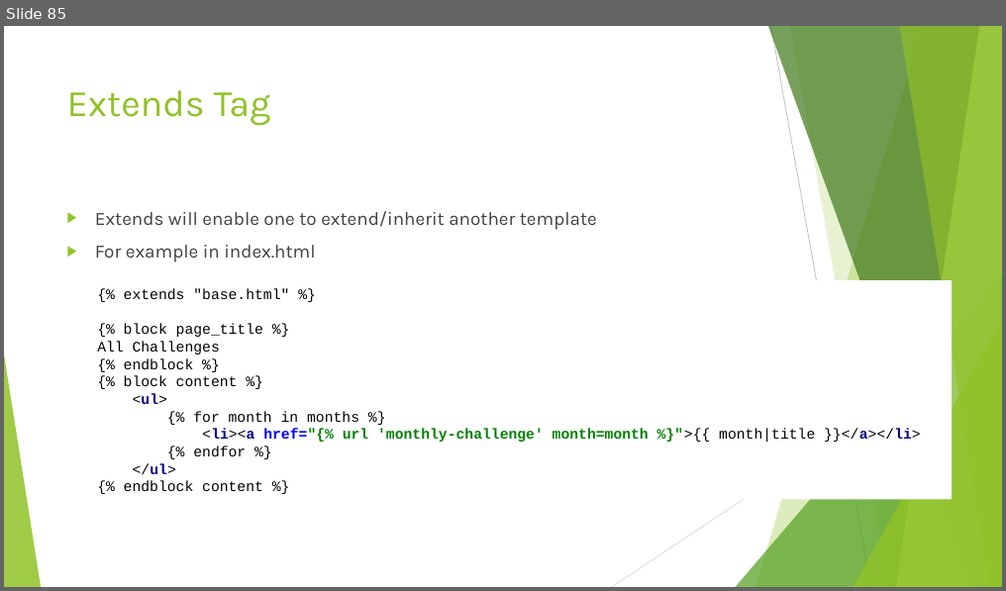
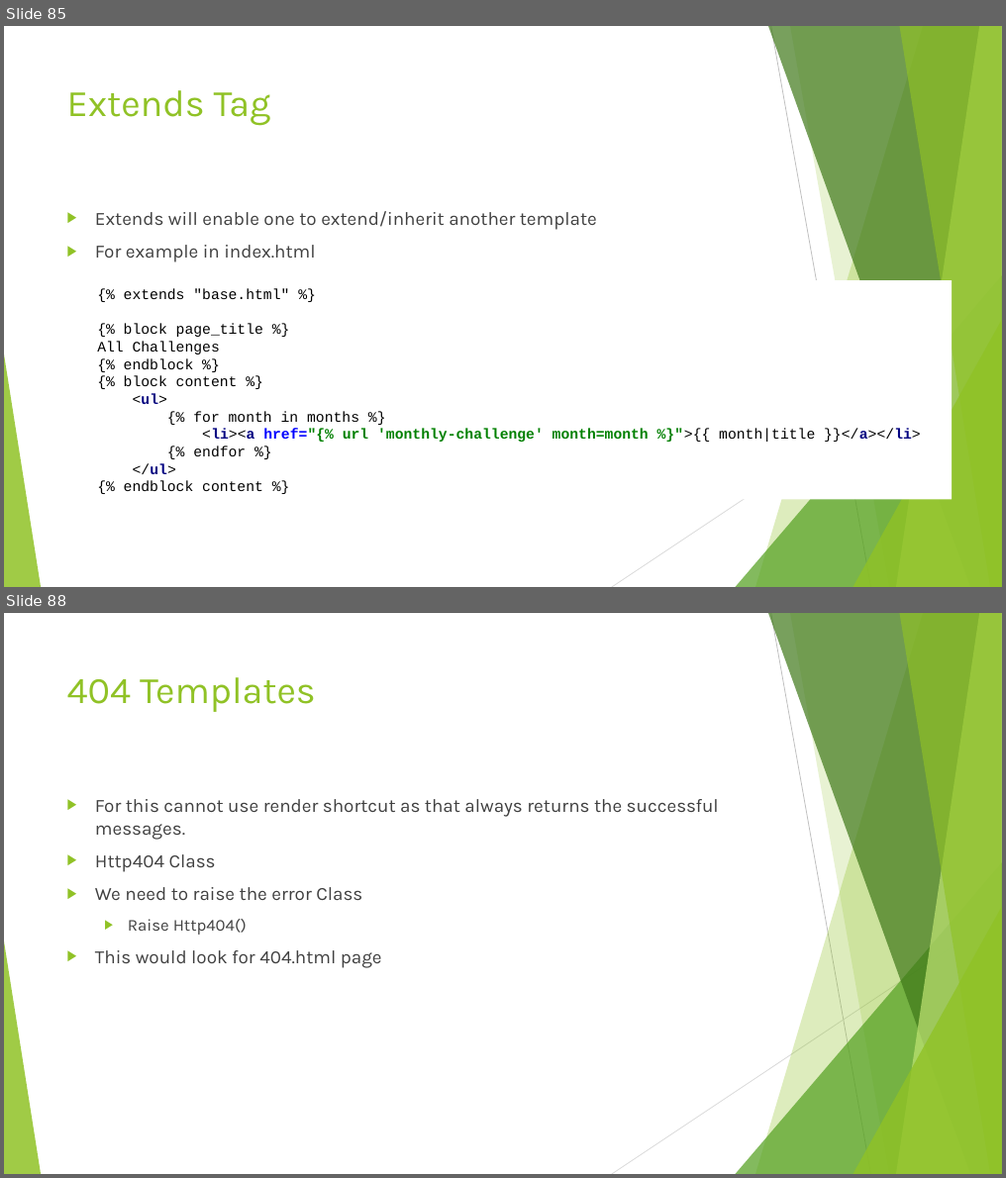
Before and after one commit to edyoda/PD-281220-Session-Code, a slide deck: Django EdYoda.pptx. Shown one above the other, each under a label of ours: slide 85 before the commit, slides 85 and 88 after it; the slides between them are not shown. The pictures are 1006x591 and 1006x1178 pixels, drawn with LibreOffice and Linux fonts; fonts in the diff are those of the drawing. Boxes give left, top, right and bottom in pixels: in the first picture for what was removed or moved away, otherwise in the second. Text is boxed around its words. In the diff, an @@ line names an element or a change of style, - is before the commit and + after.

```diff
--- a/Django EdYoda.pptx
+++ b/Django EdYoda.pptx
@@ slide 88 added at (4, 613, 1002, 1174), background #FFFFFF; not listed: 10 template elements that a slide beside it also shows @@
@@ title added at (67, 677, 316, 712), 36 pt, text #90C226 @@
+404 Templates
@@ text added at (95, 799, 719, 968), 18 pt, text #404040 @@
+▶ For this cannot use render shortcut as that always returns the successful messages.
+▶ Http404 Class
+▶ We need to raise the error Class
+  ▶ Raise Http404()
+▶ This would look for 404.html page
```
Also in this commit, not shown: 3 slides changed, 9 other slides added, 22 other files.
